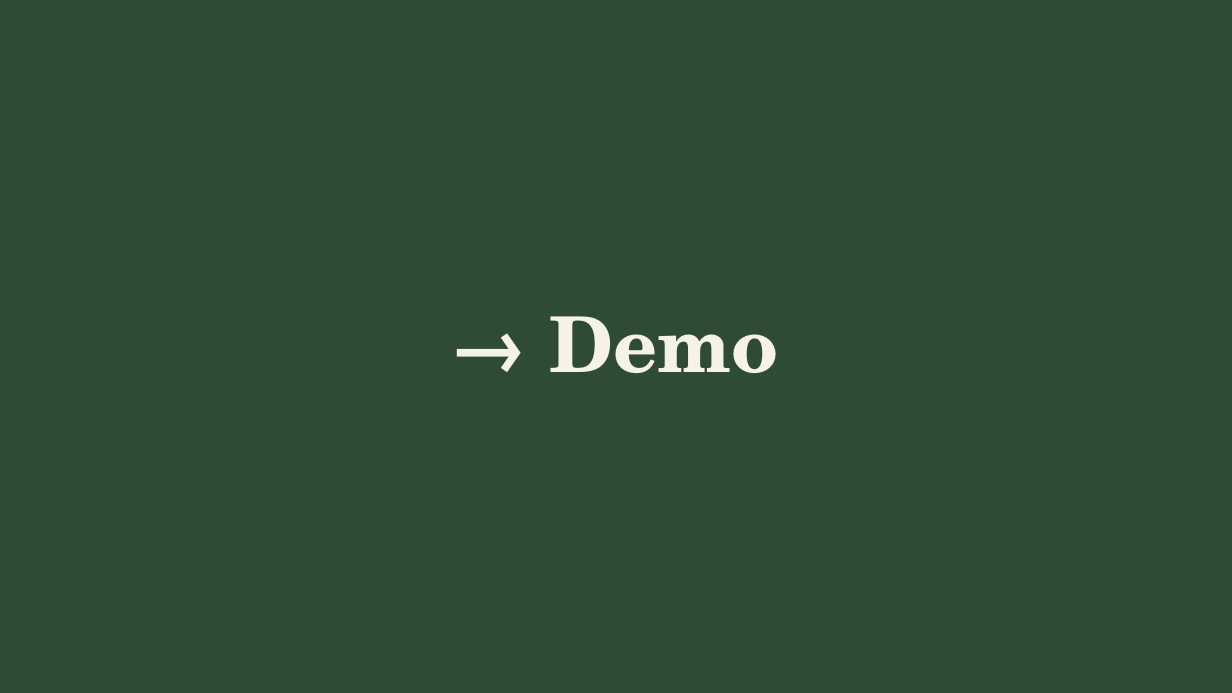
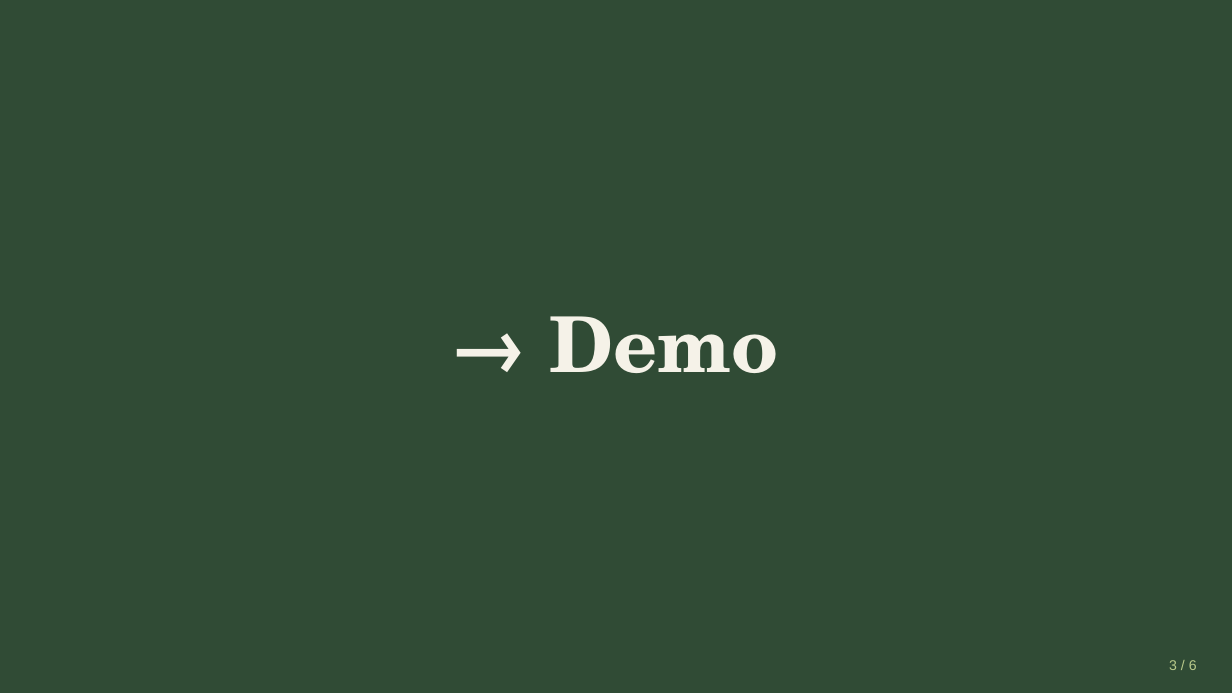
Before and after one commit to KaiZenKOS/Octro, a slide deck: slide 3 of docs/presentation/octro-presentation.pptx. Drawn at 1232x693 pixels with LibreOffice and Linux fonts; fonts in the diff are those of the drawing. Boxes give left, top, right and bottom in pixels: in the first picture for what was removed or moved away, otherwise in the second. Text is boxed around its words. In the diff, an @@ line names an element or a change of style, - is before the commit and + after.

```diff
--- a/docs/presentation/octro-presentation.pptx
+++ b/docs/presentation/octro-presentation.pptx
@@ text added at (1169, 660, 1197, 670), 11 pt, text #B8C98A @@
+3 / 6
```
Also in this commit, not shown: 5 other slides changed.
